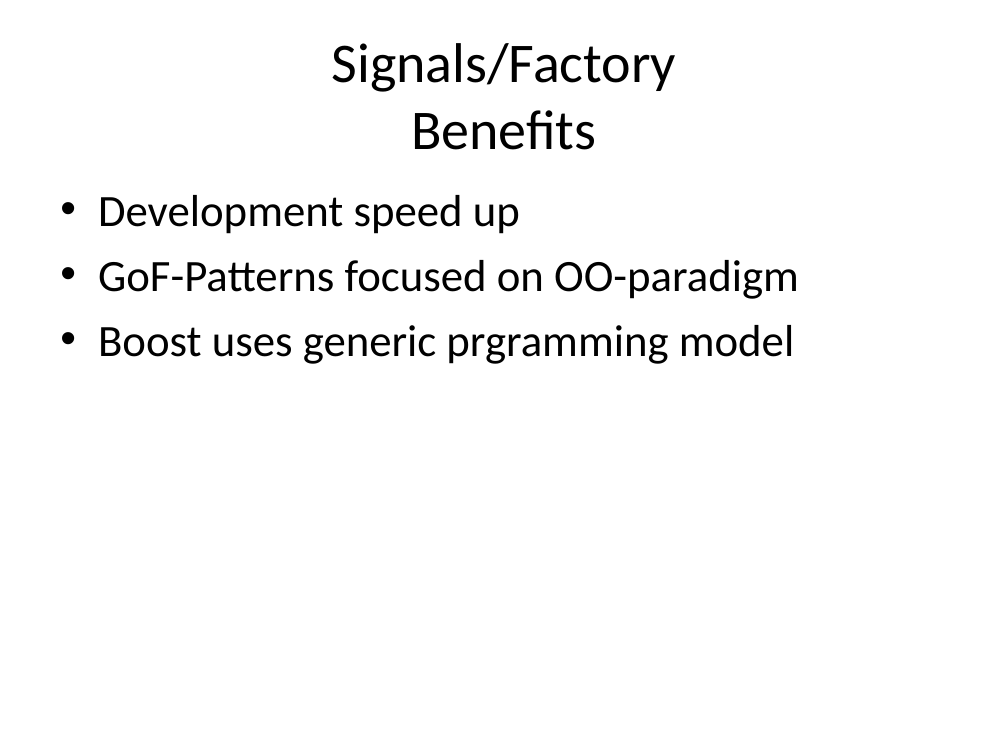
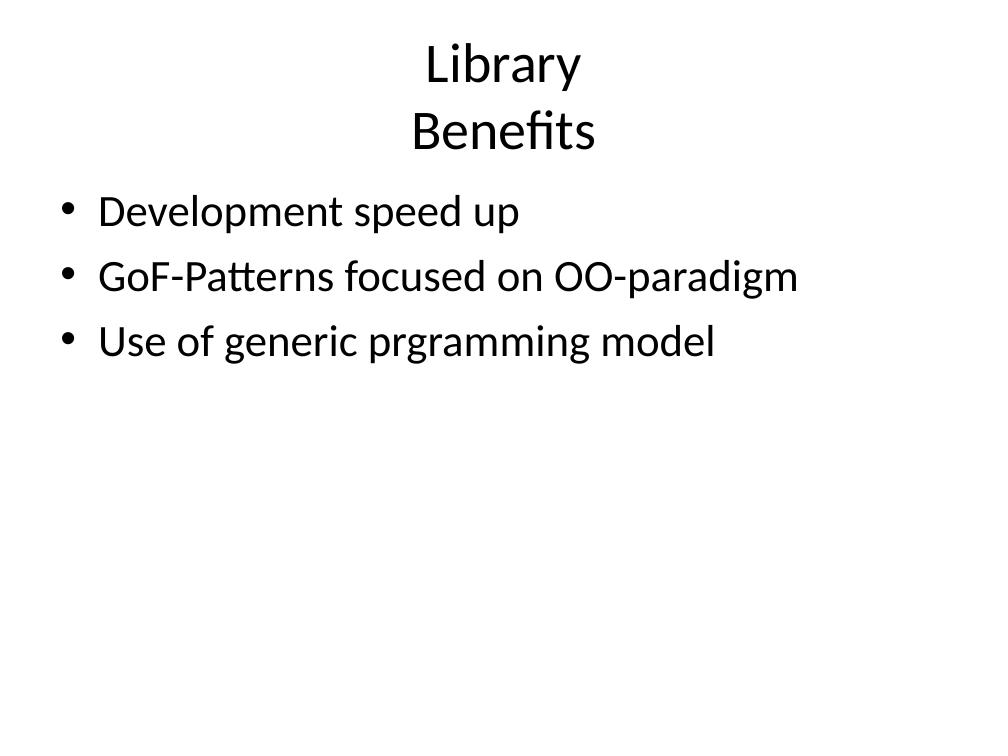
Before and after one commit to kamyu104/GofPatterns, a slide deck: slide 70 of Effective patterns.ppt (slide 69 before the commit). Drawn at 1008x756 pixels with LibreOffice and Linux fonts; fonts in the diff are those of the drawing. Boxes give left, top, right and bottom in pixels: in the first picture for what was removed or moved away, otherwise in the second. Text is boxed around its words. In the diff, an @@ line names an element or a change of style, - is before the commit and + after.

Commit message:
added tutorials for boost libs

```diff
--- a/Effective patterns.ppt
+++ b/Effective patterns.ppt
@@ title at (x1=411, y1=43, x2=596, y2=150): text changed @@
-Signals/Factory
-Benefits
+Library
+Benefits
@@ text at (x1=98, y1=325, x2=715, y2=364): text changed @@
-• Boost uses generic prgramming model
+• Use of generic prgramming model
```
Also in this commit, not shown: 24 other slides changed, 14 slides added, 10 slides removed, 5 other files.
